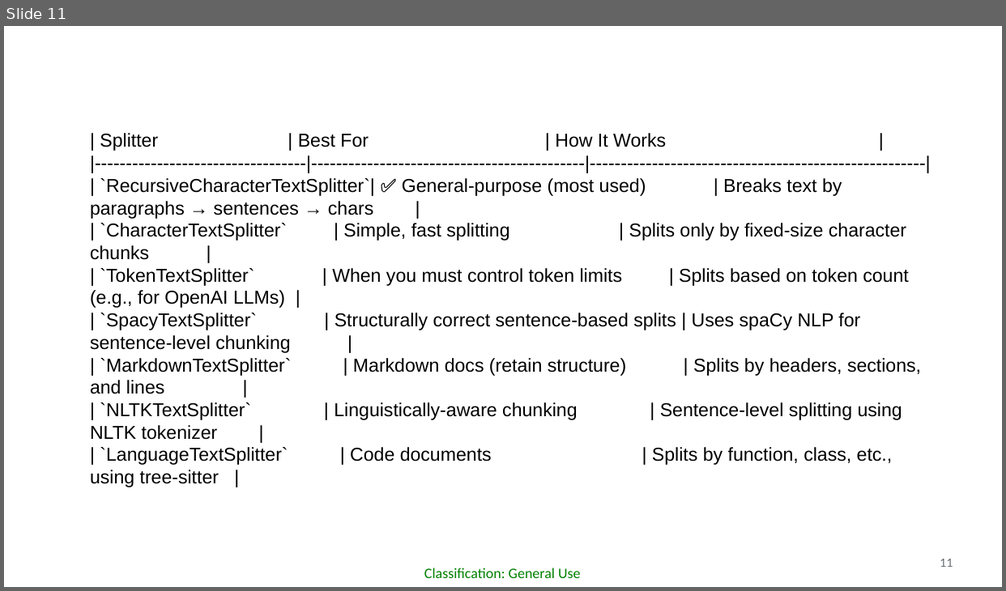
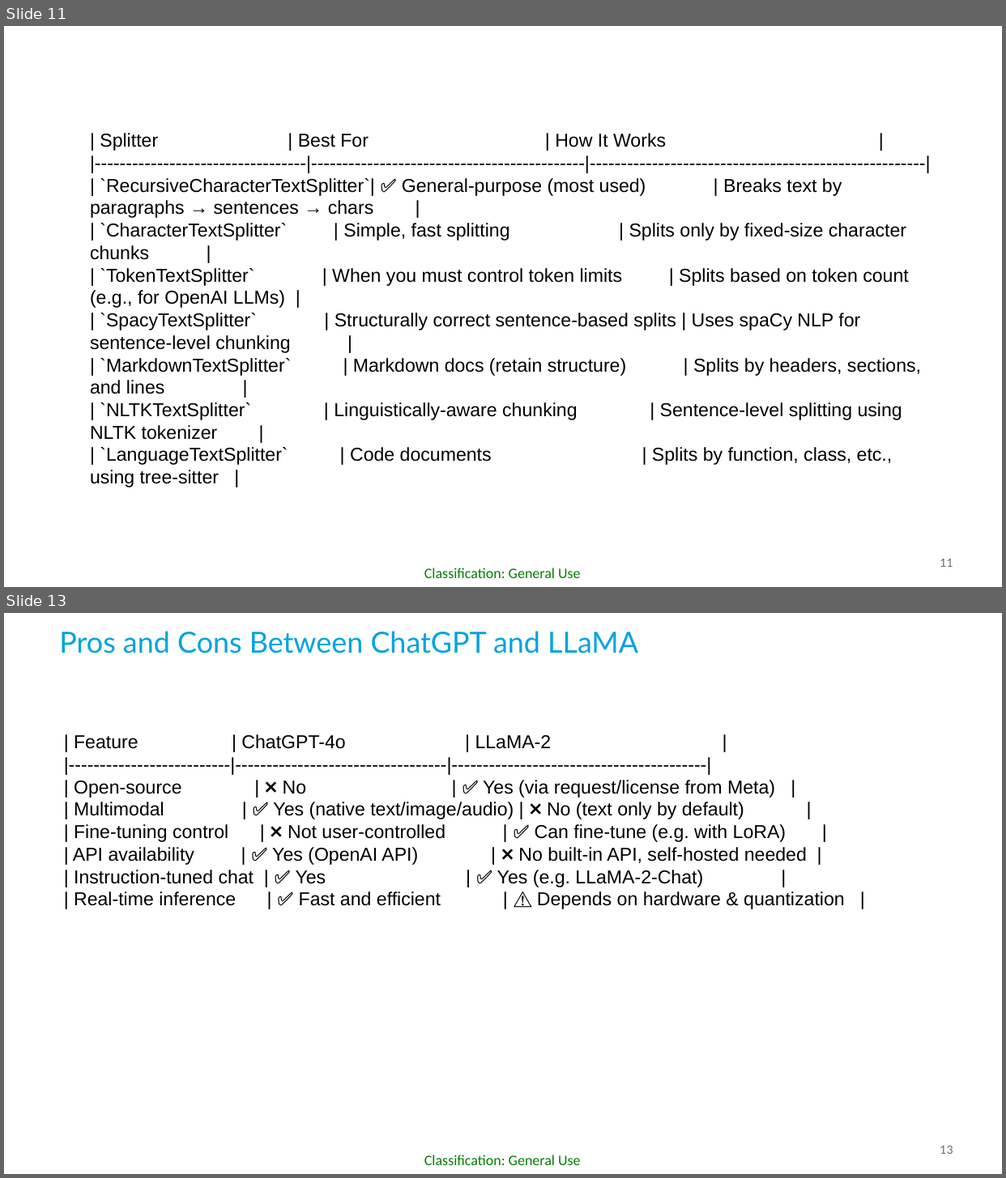
Before and after one commit to AlexWangVT/llm_battery_material_supply_chain, a slide deck: method_explore.pptx. Shown one above the other, each under a label of ours: slide 11 before the commit, slides 11 and 13 after it; the slides between them are not shown. The pictures are 1006x591 and 1006x1178 pixels, drawn with LibreOffice and Linux fonts; fonts in the diff are those of the drawing; background and template pictures are left out. Boxes give left, top, right and bottom in pixels: in the first picture for what was removed or moved away, otherwise in the second. Text is boxed around its words. In the diff, an @@ line names an element or a change of style, - is before the commit and + after.

```diff
--- a/method_explore.pptx
+++ b/method_explore.pptx
@@ slide 13 added at (x1=4, y1=613, x2=1002, y2=1174), background #FFFFFF; not listed: 2 template elements that a slide beside it also shows @@
@@ text added at (x1=59, y1=631, x2=638, y2=653), 28 pt, text #00A3E0 @@
+Pros and Cons Between ChatGPT and LLaMA
@@ text added at (x1=73, y1=735, x2=845, y2=909), 18 pt, text #000000 @@
+| Feature | ChatGPT-4o | LLaMA-2 |
+|--------------------------|----------------------------------|-----------------------------------------|
+| Open-source | ❌ No | ✅ Yes (via request/license from Meta) |
+| Multimodal | ✅ Yes (native text/image/audio) | ❌ No (text only by default) |
+| Fine-tuning control | ❌ Not user-controlled | ✅ Can fine-tune (e.g. with LoRA) |
+| API availability | ✅ Yes (OpenAI API) | ❌ No built-in API, self-hosted needed |
+| Instruction-tuned chat | ✅ Yes | ✅ Yes (e.g. LLaMA-2-Chat) |
+| Real-time inference | ✅ Fast and efficient | ⚠️ Depends on hardware & quantization |
```
Also in this commit, not shown: 1 slide changed, 2 other slides added, 1 slide removed, 4 other files.
